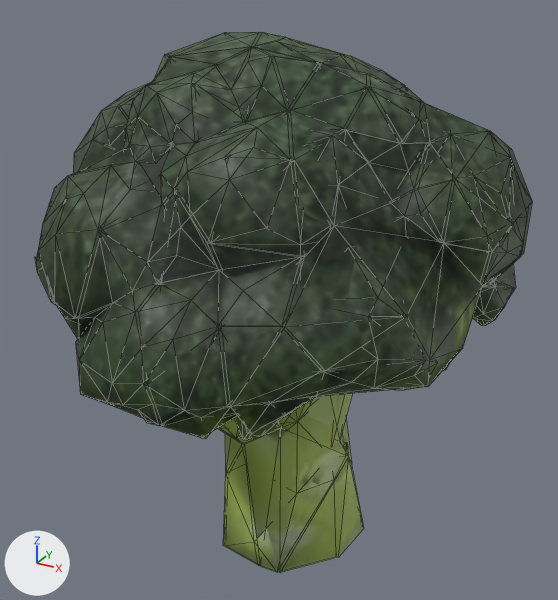
An edit to the glTF model docs/city/models/objects/imp-vegetables.glb, drawn before and after from the same camera.
Both versions are drawn from a 50 mm lens placed at (0.1314, -0.2276, 0.2216), pointed at (0.0036, 0.0047, 0.1055). The axes (+X, +Y, +Z) are drawn at lower left. The lights are the same throughout. The first picture is the older version. Mesh edges are drawn as thin lines. Where no turn or scale is listed for an object, it has been applied to the vertices.
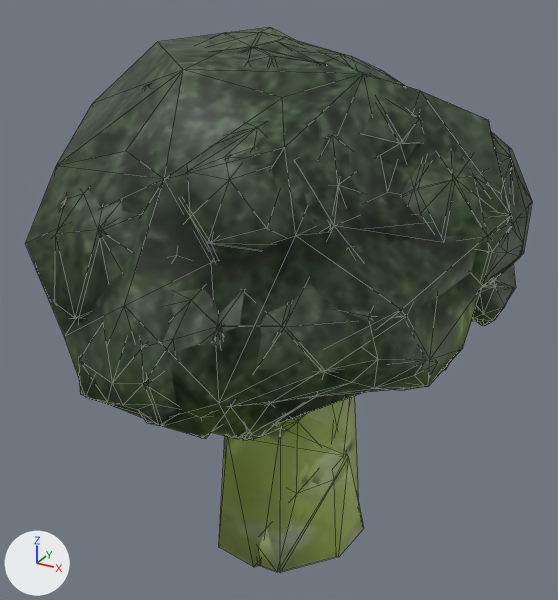
Where the change shows, as pixel boxes (x1, y1, x2, y2) in the pictures (558 x 600 px):
'Object_2.002', added: after (25, 27, 512, 567)

The edits, one by one:
Mesh me_object_0_002 is new.
It has 104 vertices, 219 faces and spans x -0.085..0.085, y -0.084..0.084, z -0.1..0.1.
It uses material mat_broccoli_mat (picture img_image_0).
Object 'Object_2.002' (ob_object_2_002) is new; it shows me_object_0_002.
Its location is (0.0, 0.0, 0.1).
